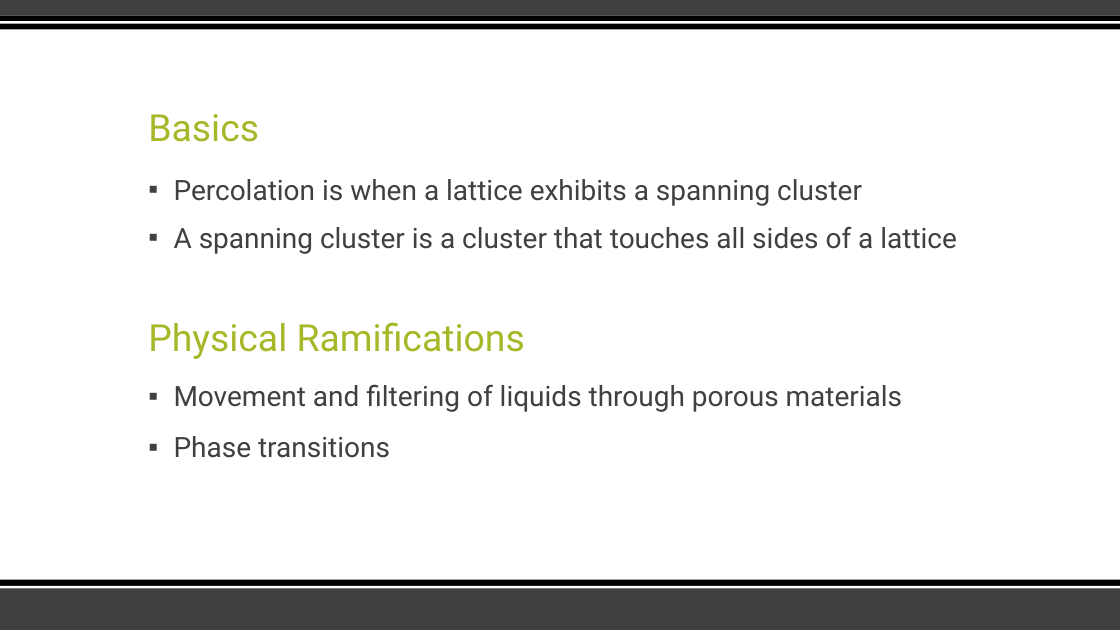
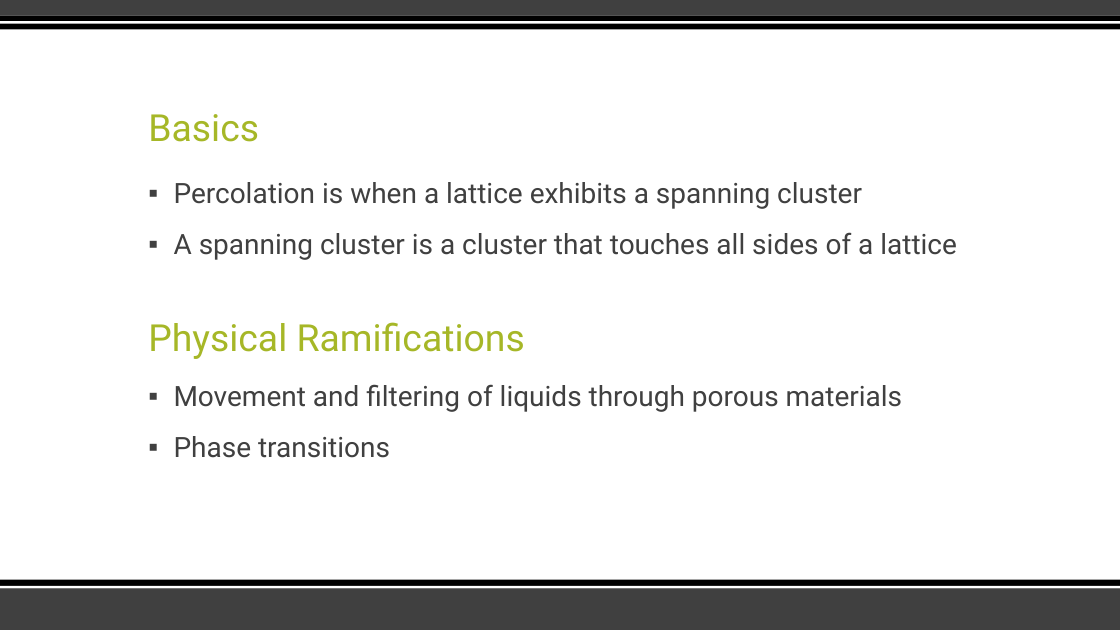
Before and after one commit to tahoeschrader/PHYS566_group4_project-1a_walk-diffusion-cluster, a slide deck: slide 4 of Percolation/Percolation_Presentation.pptx. Drawn at 1120x630 pixels with LibreOffice and Linux fonts; fonts in the diff are those of the drawing. Boxes give left, top, right and bottom in pixels: in the first picture for what was removed or moved away, otherwise in the second. Text is boxed around its words. In the diff, an @@ line names an element or a change of style, - is before the commit and + after.

```diff
--- a/Percolation/Percolation_Presentation.pptx
+++ b/Percolation/Percolation_Presentation.pptx
@@ text "Percolation is when a lattice ..." at [174,182,957,260]: line spacing 0.8 to 0.9 @@
```
Also in this commit, not shown: 2 other slides changed.
